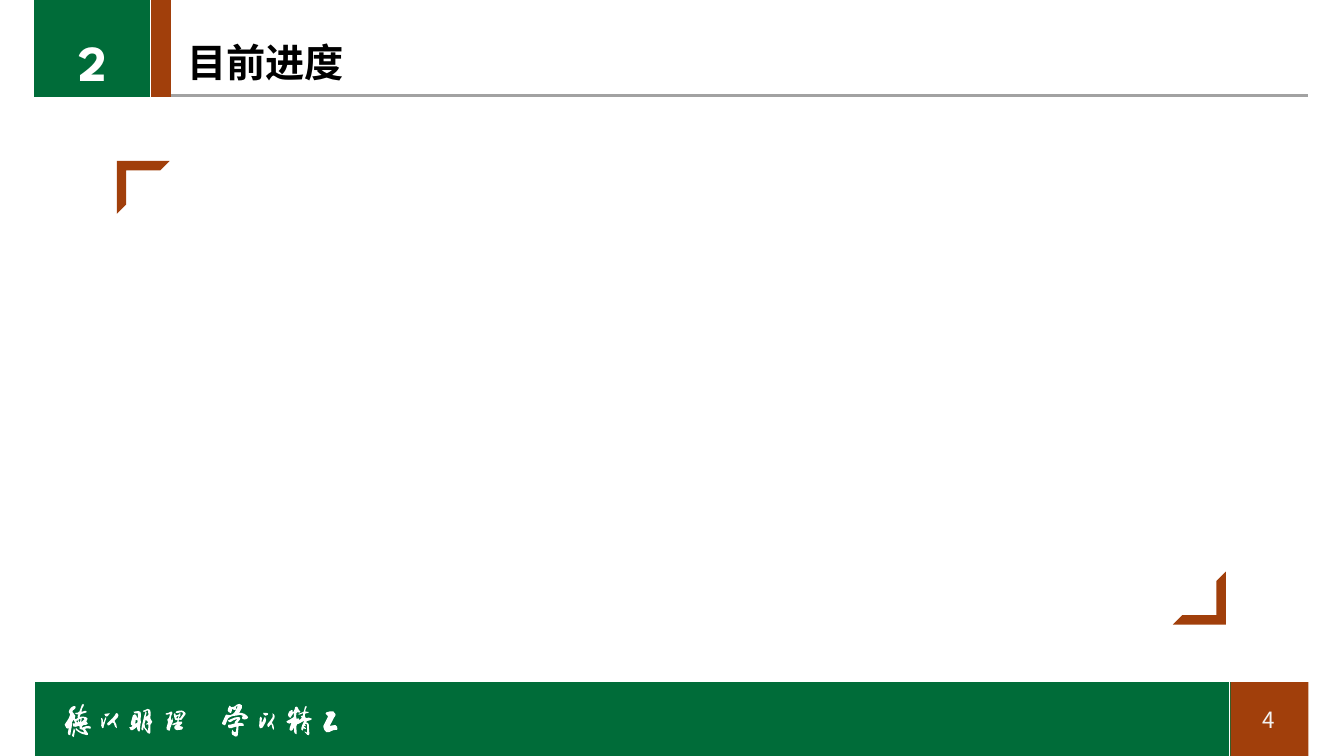
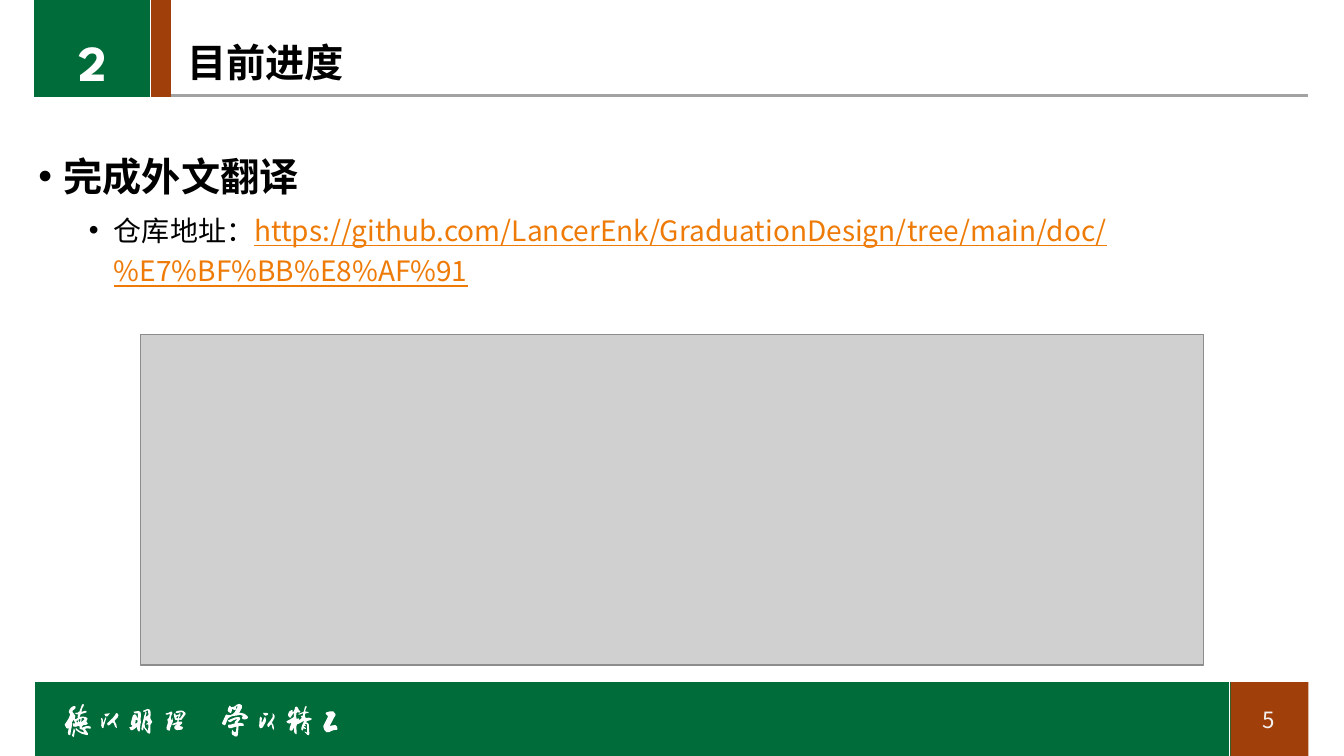
Before and after one commit to LancerEnk/GraduationDesign, a slide deck: slide 5 of doc/中期/中期_msj.pptx (slide 4 before the commit). Drawn at 1344x756 pixels with LibreOffice and Linux fonts; fonts in the diff are those of the drawing; grey boxes stand for pictures; background and template pictures are left out. Boxes give left, top, right and bottom in pixels: in the first picture for what was removed or moved away, otherwise in the second. Text is boxed around its words. In the diff, an @@ line names an element or a change of style, - is before the commit and + after.

```diff
--- a/doc/中期/中期_msj.pptx
+++ b/doc/中期/中期_msj.pptx
@@ text added at box(64, 157, 1106, 287), 20 pt, text #EE7B08, underline @@
+• 完成外文翻译
+  • 仓库地址：https://github.com/LancerEnk/GraduationDesign/tree/main/doc/%E7%BF%BB%E8%AF%91
@@ half frame removed at box(117, 161, 170, 215) @@
@@ picture added at box(140, 335, 1204, 665) @@
@@ half frame removed at box(1174, 572, 1227, 625) @@
@@ page number at box(1262, 711, 1274, 729): text changed @@
-4
+5
```
Also in this commit, not shown: 5 other slides changed, 3 slides added.
